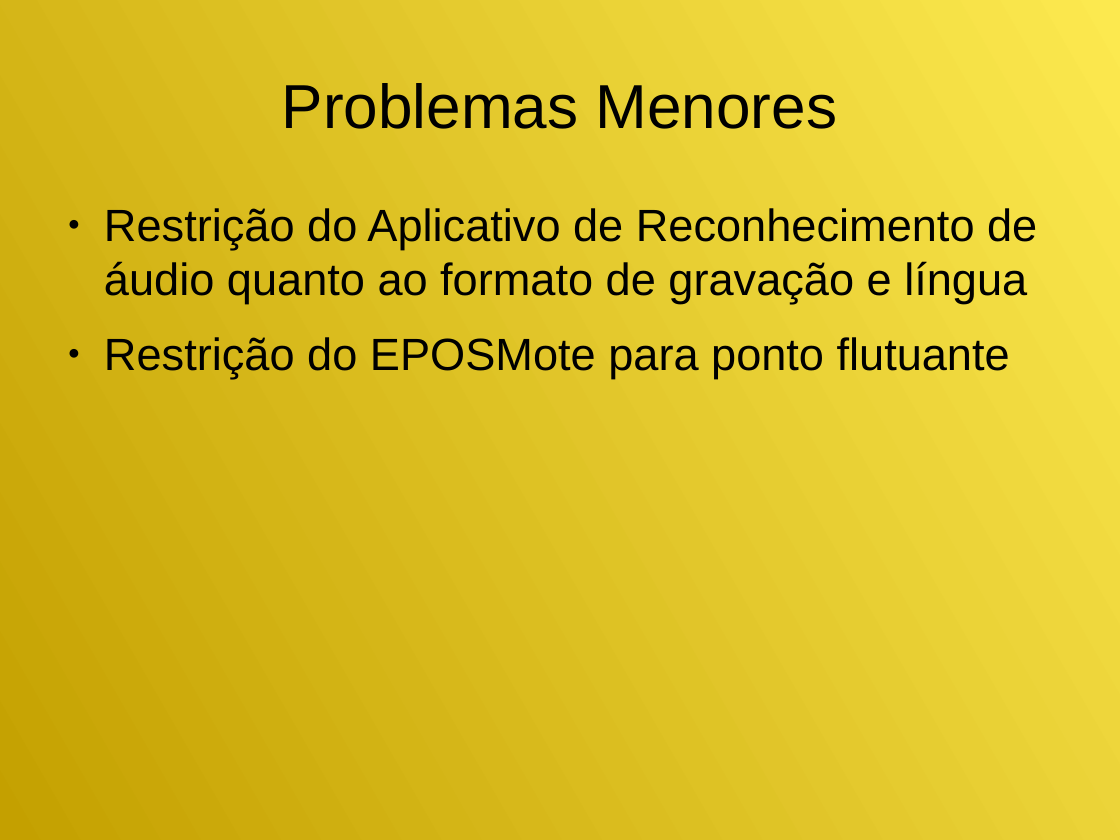
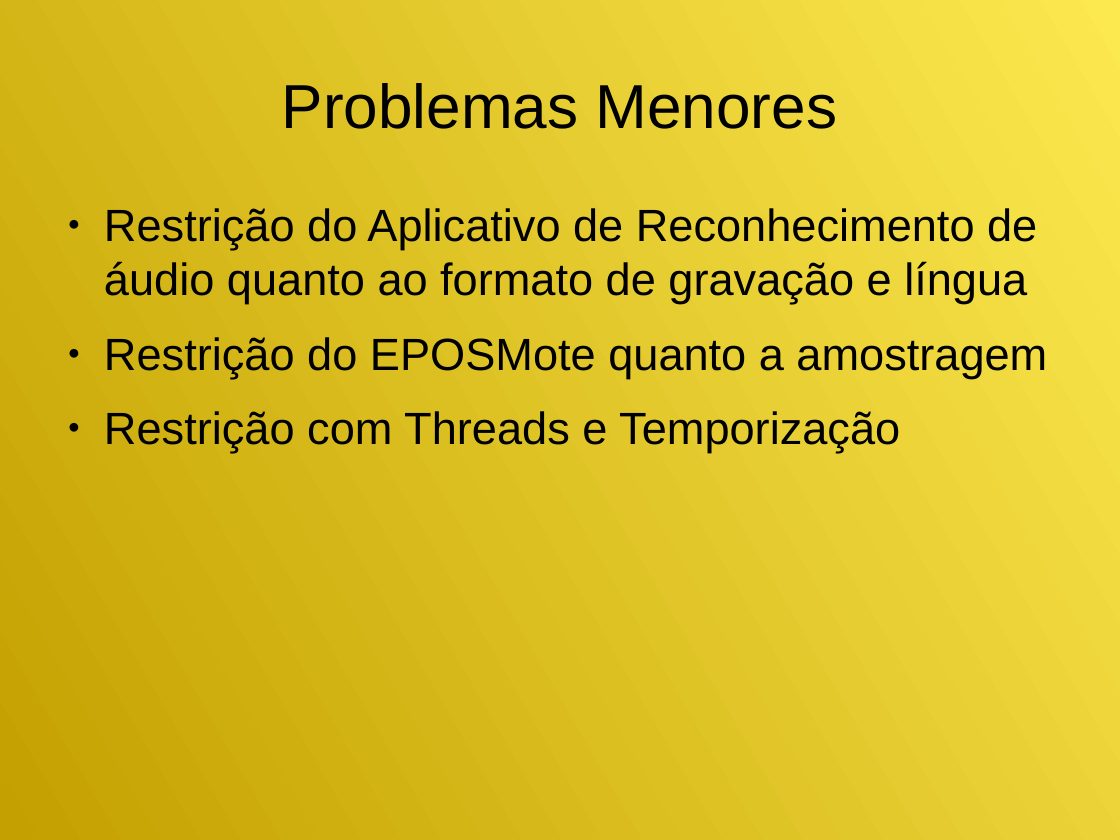
Before and after one commit to lucampelli/20162-INE5424-Agrupamento1-Tema4.5-reconhecimento-de-voz-para-EPOS--grupoOP, a slide deck: slide 5 of Apresentação SO.odp. Drawn at 1120x840 pixels with LibreOffice and Linux fonts; fonts in the diff are those of the drawing. Boxes give left, top, right and bottom in pixels: in the first picture for what was removed or moved away, otherwise in the second. Text is boxed around its words. In the diff, an @@ line names an element or a change of style, - is before the commit and + after.

Commit message:
END

```diff
--- a/Apresentação SO.odp
+++ b/Apresentação SO.odp
@@ text at <box>104,337,1047,452</box>: text changed @@
-● Restrição do EPOSMote para ponto flutuante
+● Restrição do EPOSMote quanto a amostragem
+● Restrição com Threads e Temporização
```
